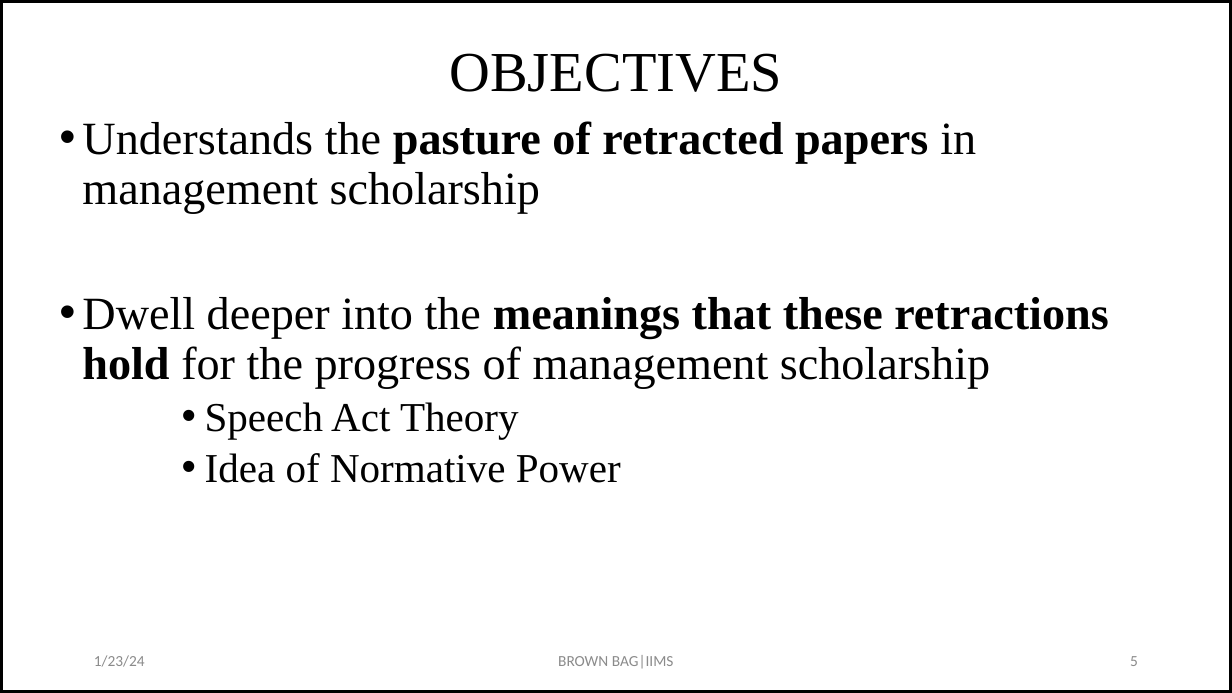
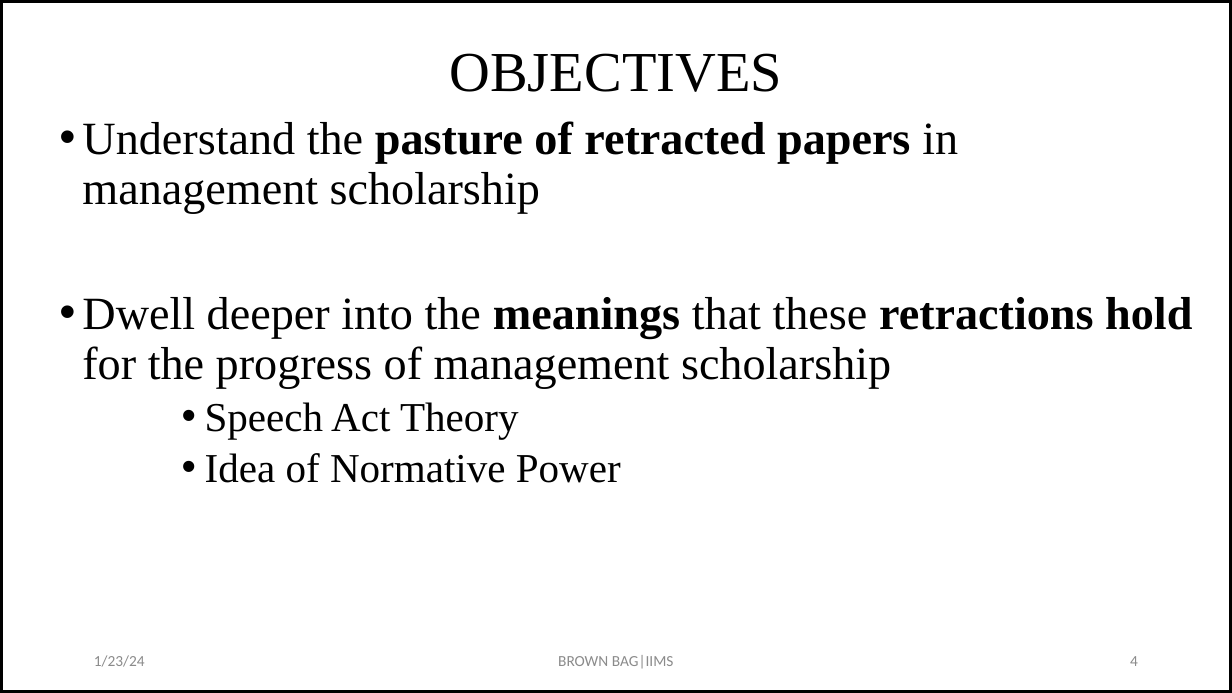
Before and after one commit to drkbhere/Retraction-Analysis, a slide deck: slide 4 of Brownbag-updated.pptx (slide 5 before the commit). Drawn at 1232x693 pixels with LibreOffice and Linux fonts; fonts in the diff are those of the drawing. Boxes give left, top, right and bottom in pixels: in the first picture for what was removed or moved away, otherwise in the second. Text is boxed around its words. In the diff, an @@ line names an element or a change of style, - is before the commit and + after.

```diff
--- a/Brownbag-updated.pptx
+++ b/Brownbag-updated.pptx
@@ text at [82,121,958,213]: text changed @@
-• Understands the pasture of retracted papers in management scholarship
+• Understand the pasture of retracted papers in management scholarship
@@ text at [82,297,1192,388]: bold off in "that these" @@
@@ page number at [1130,656,1138,666]: text changed @@
-5
+4
```
Also in this commit, not shown: 10 other slides changed, 2 slides added, 3 other files.
